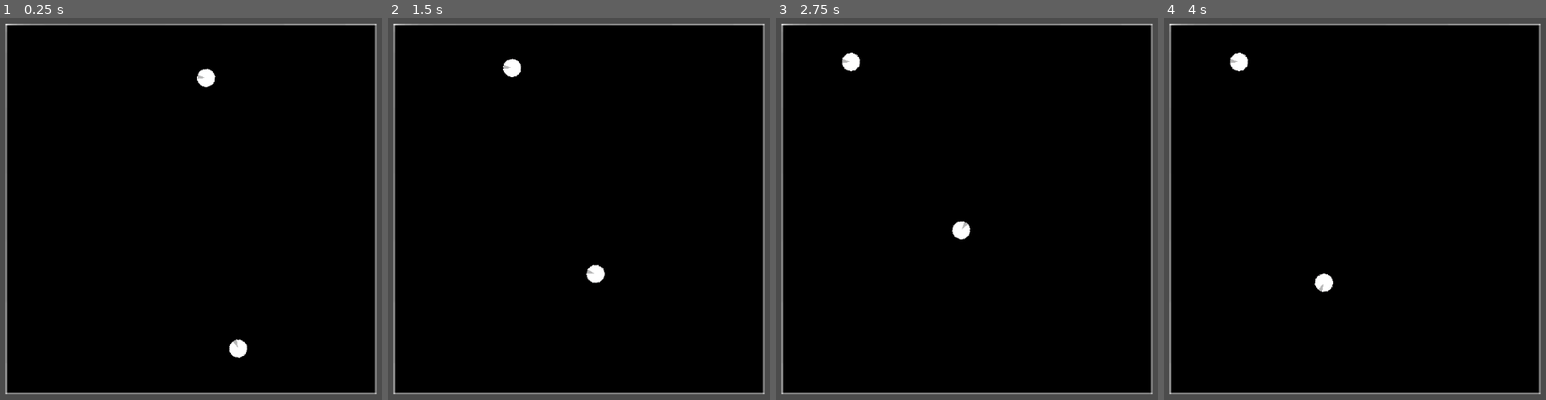
Above: before the commit, frames 1-4 (left to right).
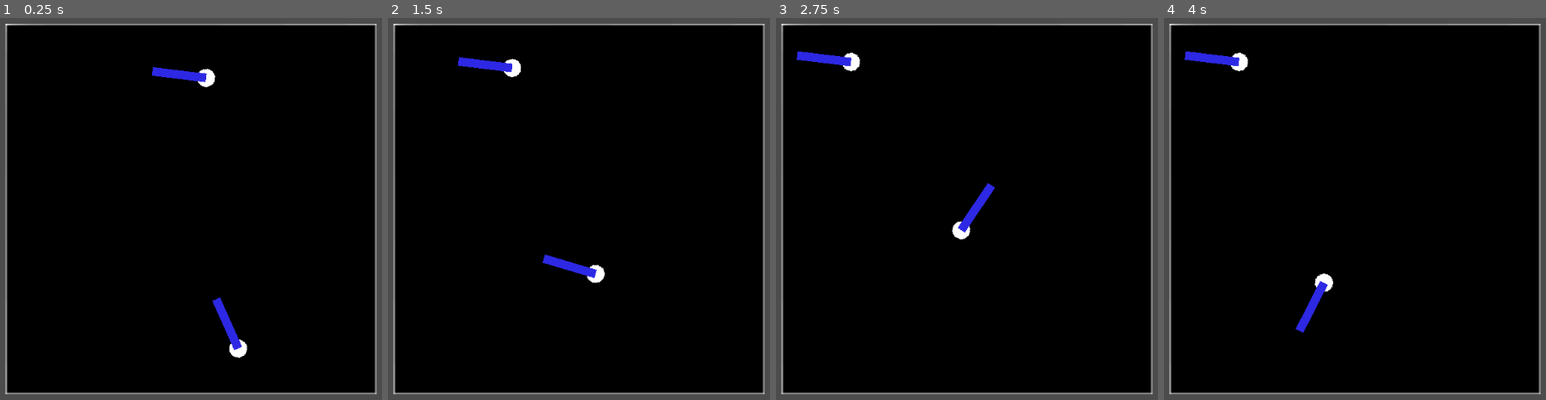
Above: after the commit, the same moments.

Repository: sisipun/CybersportManager
Game: Godot game, scene res://script/ui.tscn
Same seed, same stepped clock (60 frames per second), same inputs: the game is played once before the commit and once after it.
Inputs (mouse positions are in pixels of both pictures, inside the frame that each line leads up to):
- Up to frame 1 (0.25 s): no input
- Up to frame 2 (1.5 s): click (579, 209) at 0.67 s; move the mouse to (445, 228) at 1.27 s; click (445, 228) at 1.42 s
- Up to frame 3 (2.75 s): move the mouse to (1035, 121) at 2.02 s; click (1035, 121) at 2.17 s
- Up to frame 4 (4 s): move the mouse to (1320, 289) at 2.77 s; click (1320, 289) at 2.92 s; move the mouse to (outside the picture) at 3.52 s; click (outside the picture) at 3.67 s

The runs differ from the first frame. In frame 1, 0.7% of the frame differs, in the area x 39-64%, y 12-87%; in frame 2, 0.7%; in frame 3, 0.7%, in the area x 5-58%, y 8-57%; in frame 4, 0.7%.

Commit message:
Add weapon

Diff:
--- a/game/project.godot
+++ b/game/project.godot
@@ -62,7 +62,7 @@
 "base": "KinematicBody2D",
 "class": "TacticalFpsBullet",
 "language": "GDScript",
-"path": "res://script/tactical_fps/match/player/tactical_fps_bullet.gd"
+"path": "res://script/tactical_fps/match/weapon/tactical_fps_bullet.gd"
 }, {
 "base": "BaseMap",
 "class": "TacticalFpsMap",
@@ -99,6 +99,11 @@
 "language": "GDScript",
 "path": "res://script/tactical_fps/match/tactical_fps_team.gd"
 }, {
+"base": "Sprite",
+"class": "TacticalFpsWeapon",
+"language": "GDScript",
+"path": "res://script/tactical_fps/match/weapon/tactical_fps_weapon.gd"
+}, {
 "base": "Resource",
 "class": "TeamModel",
 "language": "GDScript",
@@ -128,6 +133,7 @@
 "TacticalFpsPlayerController": "",
 "TacticalFpsStartingPosition": "",
 "TacticalFpsTeam": "",
+"TacticalFpsWeapon": "",
 "TeamModel": "",
 "TeamSummaryModel": ""
 }
--- a/game/script/tactical_fps/match/map/tactical_fps_map.gd
+++ b/game/script/tactical_fps/match/map/tactical_fps_map.gd
@@ -26,6 +26,6 @@
 	return starting_position.position + player_offset
 
 
-func _on_input_event(viewport: Node, event: InputEvent, shape_idx: int) -> void:
+func _on_input_event(_viewport: Node, event: InputEvent, _shape_idx: int) -> void:
 	if event is InputEventMouseButton and event.is_pressed():
 		players[0][0].move_to(event.position)
--- a/game/script/tactical_fps/match/player/tactical_fps_bullet.gd
+++ /dev/null
@@ -1,30 +0,0 @@
-class_name TacticalFpsBullet
-extends KinematicBody2D
-
-
-export (float) var max_speed: float = 100.0
-export (float) var power: float = 30.0
-
-var shooter: BasePlayer = null
-var direction: Vector2 = Vector2.ZERO
-
-
-func init(_shooter: BasePlayer, _direction: Vector2) -> void:
-	shooter = _shooter
-	direction = _direction.normalized()
-	position = _shooter.position
-
-
-func _physics_process(delta: float) -> void:
-	var collision: KinematicCollision2D = move_and_collide(direction * max_speed * delta)
-	if collision:
-		_on_collision(collision.collider)
-
-
-func _on_collision(collider: CollisionObject2D) -> void:
-	if collider == shooter:
-		return
-
-	if collider is BasePlayer:
-		collider.hit(power)
-	queue_free()
--- a/game/script/tactical_fps/match/player/tactical_fps_player.gd
+++ b/game/script/tactical_fps/match/player/tactical_fps_player.gd
@@ -2,26 +2,31 @@
 extends BasePlayer
 
 
-export (PackedScene) var bullet_scene: PackedScene = null
+export (PackedScene) var _weapon_scene: PackedScene = null
 
-var enemy: BasePlayer = null
+var _enemy: BasePlayer = null
+var _weapon: TacticalFpsWeapon = null
 
 
-func _on_enemy_detected(_enemy: KinematicBody2D) -> void:
-	if enemy:
+func _ready() -> void:
+	_weapon = _weapon_scene.instance()
+	add_child(_weapon)
+	_weapon.init(self)
+
+
+func _on_enemy_detected(enemy: KinematicBody2D) -> void:
+	if _enemy:
 		return
 
 	stop()
-	enemy = _enemy
+	_enemy = enemy
 	shoot()
 
 
 func _physics_process(delta: float) -> void:
-	if enemy:
-		.rotate_to(delta, enemy.position)
+	if _enemy:
+		.rotate_to(delta, _enemy.position)
 
 
 func shoot() -> void:
-	var bullet: TacticalFpsBullet = bullet_scene.instance()
-	bullet.init(self, transform.x)
-	get_parent().add_child(bullet)
+	_weapon.shoot()
--- a/game/script/tactical_fps/match/player/tactical_fps_player.tscn
+++ b/game/script/tactical_fps/match/player/tactical_fps_player.tscn
@@ -2,8 +2,8 @@
 
 [ext_resource path="res://script/base/match/player/base_player.tscn" type="PackedScene" id=1]
 [ext_resource path="res://script/tactical_fps/match/player/tactical_fps_player.gd" type="Script" id=2]
-[ext_resource path="res://script/tactical_fps/match/player/tactical_fps_bullet.tscn" type="PackedScene" id=3]
+[ext_resource path="res://script/tactical_fps/match/weapon/instance/tactica_fps_weapon_ak47.tscn" type="PackedScene" id=3]
 
 [node name="Player" instance=ExtResource( 1 )]
 script = ExtResource( 2 )
-bullet_scene = ExtResource( 3 )
+_weapon_scene = ExtResource( 3 )
--- /dev/null
+++ b/game/script/tactical_fps/match/weapon/instance/tactica_fps_weapon_ak47.tscn
@@ -0,0 +1,13 @@
+[gd_scene load_steps=3 format=2]
+
+[ext_resource path="res://script/tactical_fps/match/weapon/tactical_fps_weapon.tscn" type="PackedScene" id=1]
+[ext_resource path="res://asset/sprite/weapon.png" type="Texture" id=2]
+
+[node name="Weapon" instance=ExtResource( 1 )]
+texture = ExtResource( 2 )
+
+[node name="BulletSpawnPoint" parent="." index="0"]
+position = Vector2( 41, 0 )
+
+[node name="PlayerAttachPoint" parent="." index="1"]
+position = Vector2( -41, 0 )
--- /dev/null
+++ b/game/script/tactical_fps/match/weapon/tactical_fps_bullet.gd
@@ -0,0 +1,37 @@
+class_name TacticalFpsBullet
+extends KinematicBody2D
+
+
+var _weapon: TacticalFpsWeapon = null
+var _direction: Vector2 = Vector2.ZERO
+var _power: float = 0.0
+var _speed: float = 0.0
+
+
+func init(
+	weapon: TacticalFpsWeapon,
+	position: Vector2,
+	direction: Vector2,
+	power: float,
+	speed: float
+) -> void:
+	self._weapon = weapon
+	self._direction = direction.normalized()
+	self._power = power
+	self._speed = speed
+	self.position = position
+
+
+func _physics_process(delta: float) -> void:
+	var collision: KinematicCollision2D = move_and_collide(_direction * _speed * delta)
+	if collision:
+		_on_collision(collision.collider)
+
+
+func _on_collision(collider: CollisionObject2D) -> void:
+	if collider == _weapon.player:
+		return
+
+	if collider is TacticalFpsPlayer:
+		collider.hit(_power)
+	queue_free()
--- a/game/script/tactical_fps/match/player/tactical_fps_bullet.tscn
+++ b/game/script/tactical_fps/match/weapon/tactical_fps_bullet.tscn
@@ -1,6 +1,6 @@
 [gd_scene load_steps=4 format=2]
 
-[ext_resource path="res://script/tactical_fps/match/player/tactical_fps_bullet.gd" type="Script" id=1]
+[ext_resource path="res://script/tactical_fps/match/weapon/tactical_fps_bullet.gd" type="Script" id=1]
 [ext_resource path="res://asset/sprite/bullet.png" type="Texture" id=2]
 
 [sub_resource type="CircleShape2D" id=1]
--- /dev/null
+++ b/game/script/tactical_fps/match/weapon/tactical_fps_weapon.gd
@@ -0,0 +1,28 @@
+class_name TacticalFpsWeapon
+extends Sprite
+
+
+export (NodePath) onready var _bullet_spawn_point = get_node(_bullet_spawn_point) as Node2D
+export (NodePath) onready var _player_attach_point = get_node(_player_attach_point) as Node2D
+
+export (PackedScene) var _bullet_scene: PackedScene = null
+
+export (float) var _bullet_power: float = 30.0
+export (float) var _bullet_speed: float = 30.0
+
+var player: BasePlayer = null
+
+
+func init(_player: BasePlayer) -> void:
+	self.player = _player
+	self.position = -_player_attach_point.position
+
+
+func shoot() -> void:
+	var bullet = _bullet_scene.instance()
+	player.get_parent().add_child(bullet)
+	bullet.init(self, player.get_parent().to_local(_bullet_spawn_point.global_position), forward(), _bullet_power, _bullet_speed)
+
+
+func forward() -> Vector2:
+	return player.transform.x
--- /dev/null
+++ b/game/script/tactical_fps/match/weapon/tactical_fps_weapon.tscn
@@ -0,0 +1,14 @@
+[gd_scene load_steps=3 format=2]
+
+[ext_resource path="res://script/tactical_fps/match/weapon/tactical_fps_weapon.gd" type="Script" id=1]
+[ext_resource path="res://script/tactical_fps/match/weapon/tactical_fps_bullet.tscn" type="PackedScene" id=2]
+
+[node name="Weapon" type="Sprite"]
+script = ExtResource( 1 )
+_bullet_spawn_point = NodePath("BulletSpawnPoint")
+_player_attach_point = NodePath("PlayerAttachPoint")
+_bullet_scene = ExtResource( 2 )
+
+[node name="BulletSpawnPoint" type="Node2D" parent="."]
+
+[node name="PlayerAttachPoint" type="Node2D" parent="."]
Binary file added: game/asset/sprite/weapon.png
Not shown, added: game/asset/sprite/weapon.png.import
